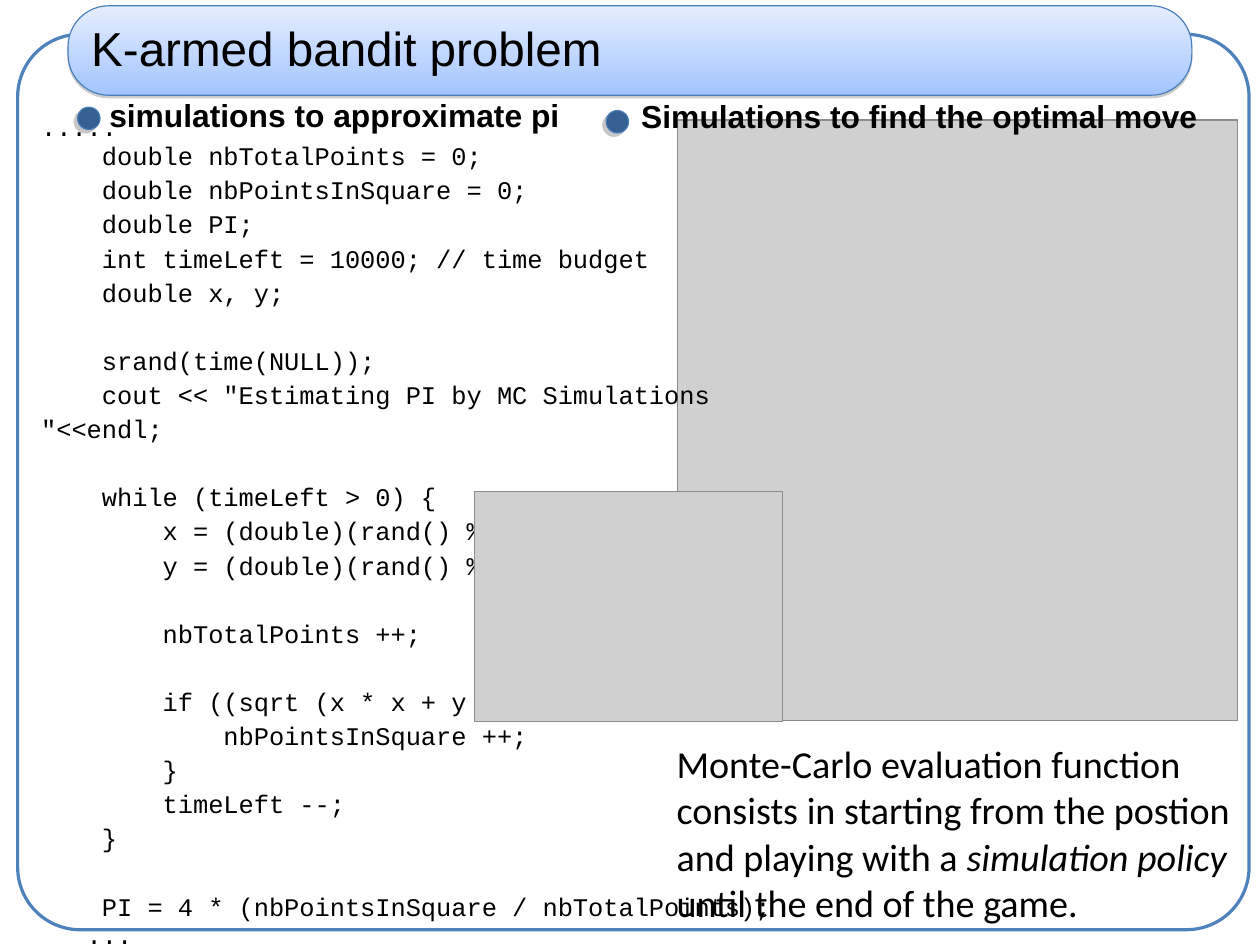
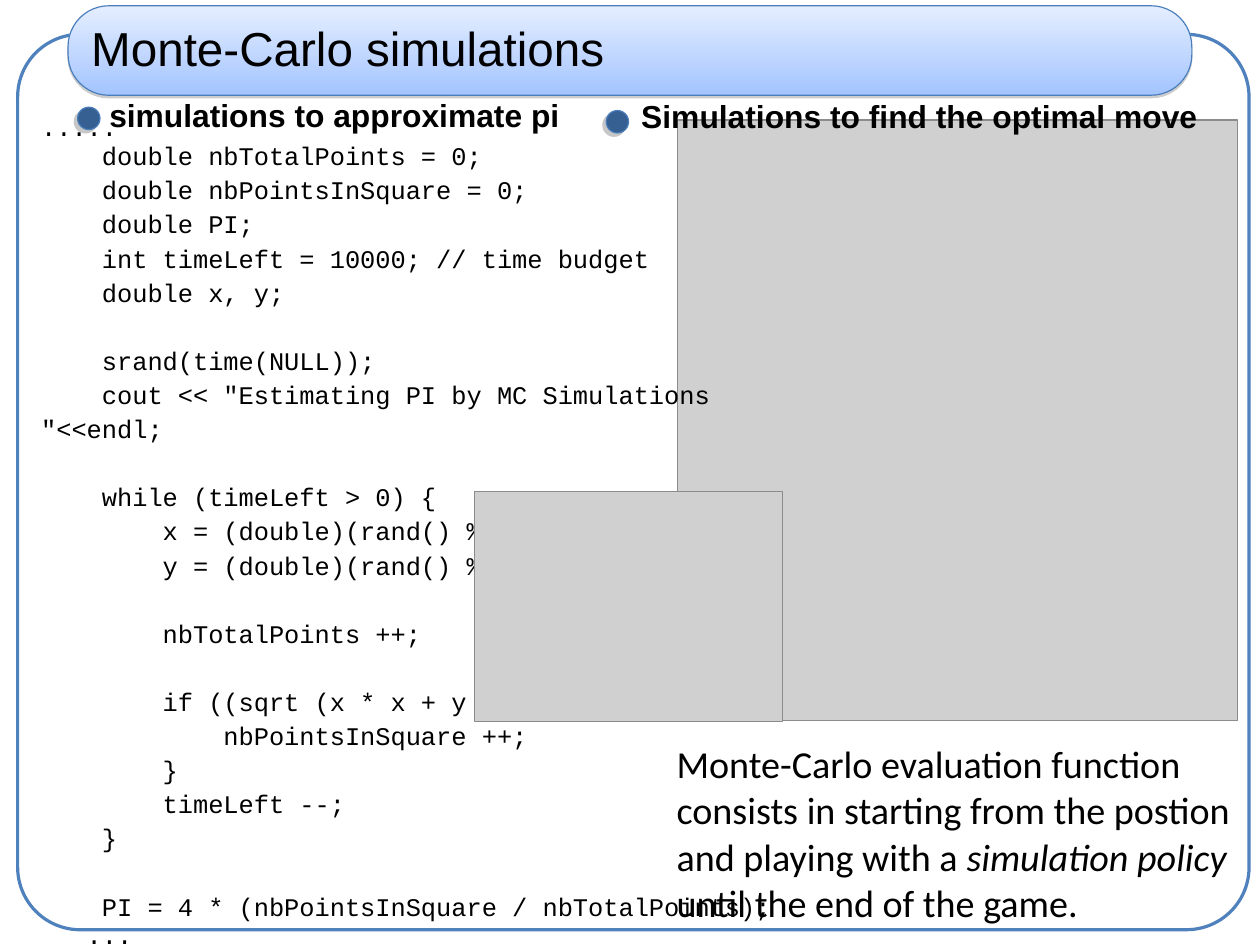
Before and after one commit to haspeleo/Android-Dev, a slide deck: slide 8 of MCTS/mcts_xp.ppt. Drawn at 1260x945 pixels with LibreOffice and Linux fonts; fonts in the diff are those of the drawing; grey boxes stand for pictures. Boxes give left, top, right and bottom in pixels: in the first picture for what was removed or moved away, otherwise in the second. Text is boxed around its words. In the diff, an @@ line names an element or a change of style, - is before the commit and + after.

Commit message:
correct slide MC

```diff
--- a/MCTS/mcts_xp.ppt
+++ b/MCTS/mcts_xp.ppt
@@ text in rounded rectangle at box(91, 31, 604, 67): text changed @@
-K-armed bandit problem
+Monte-Carlo simulations
```
